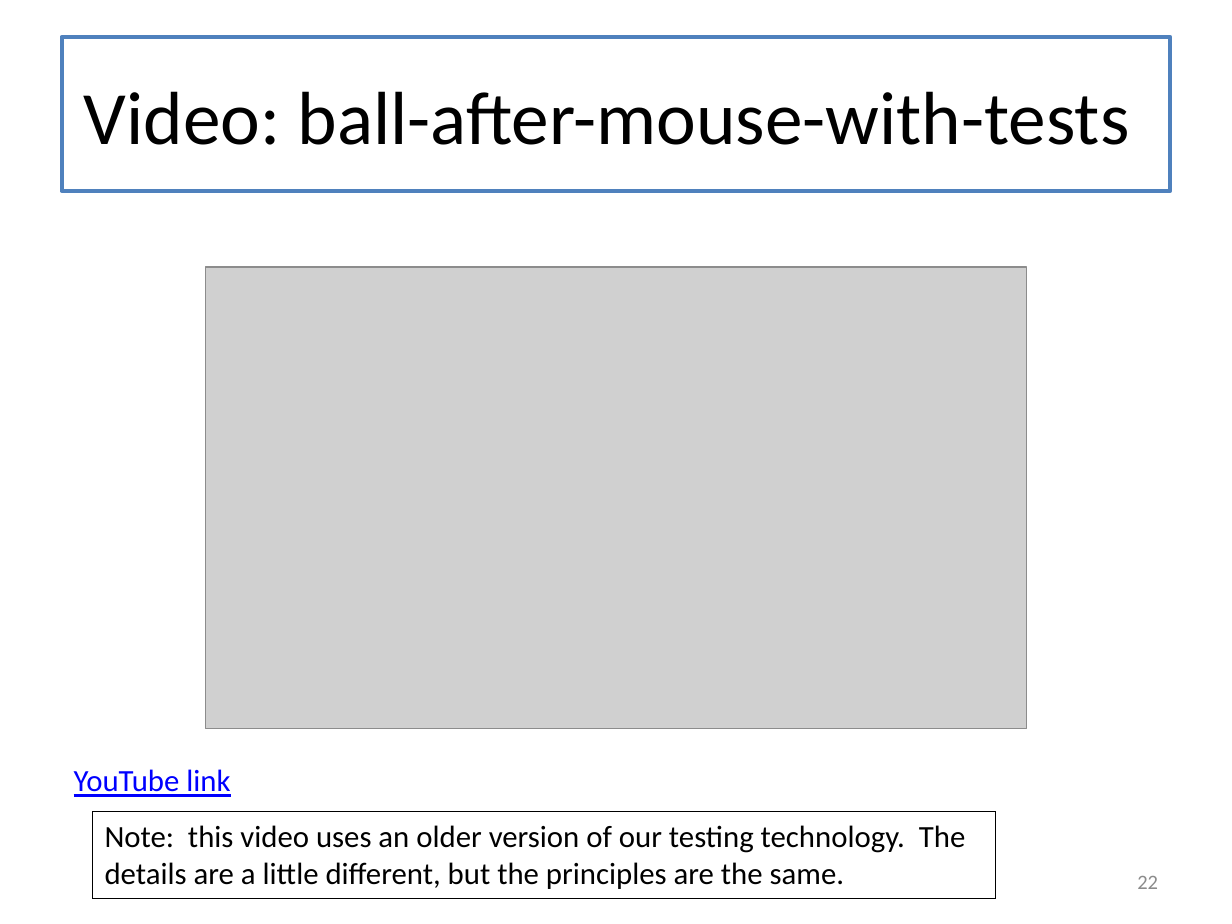
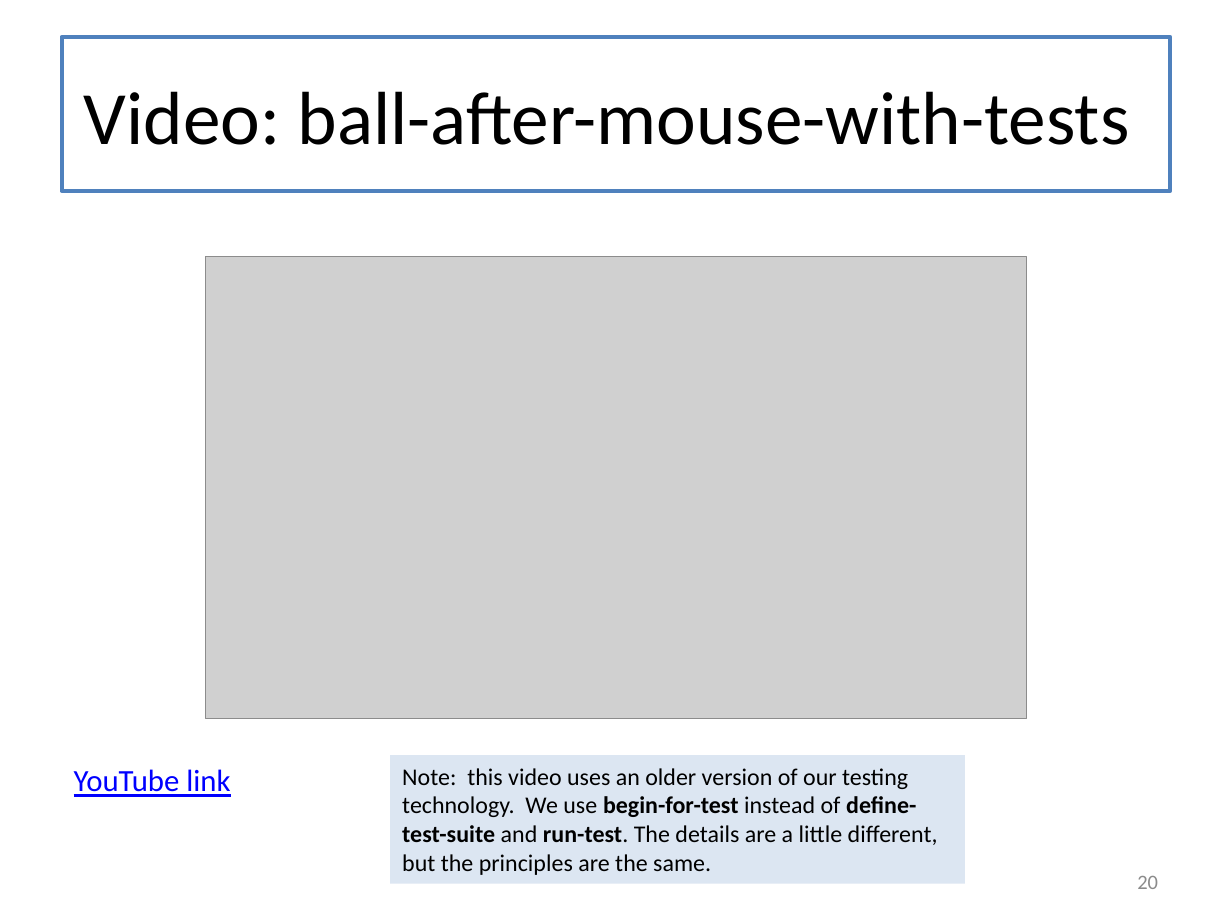
Before and after one commit to mwand/cs5010f17, a slide deck: slide 20 of Slides/Lesson 2.4 Testing.pptx (slide 22 before the commit). Drawn at 1232x924 pixels with LibreOffice and Linux fonts; fonts in the diff are those of the drawing; grey boxes stand for pictures. Boxes give left, top, right and bottom in pixels: in the first picture for what was removed or moved away, otherwise in the second. Text is boxed around its words. In the diff, an @@ line names an element or a change of style, - is before the commit and + after.

```diff
--- a/Slides/Lesson 2.4 Testing.pptx
+++ b/Slides/Lesson 2.4 Testing.pptx
@@ picture: place and size @@
-picture at box(206, 267, 1027, 729)
+picture at box(206, 256, 1027, 718)
@@ rectangle "Note: this video uses an ...": place and size @@
-rectangle "Note: this video uses an ..." at box(92, 811, 995, 898)
+rectangle "Note: this video uses an ..." at box(391, 755, 966, 883)
@@ rectangle "Note: this video uses an ..." at box(391, 755, 966, 883): fill none to #DCE6F2; outline #000000 0.75 pt to none @@
@@ text in rectangle at box(402, 768, 938, 875): text changed; size 18 to 14 pt @@
-Note: this video uses an older version of our testing technology. The details are a little different, but the principles are the same.
+Note: this video uses an older version of our testing technology. We use begin-for-test instead of define-test-suite and run-test. The details are a little different, but the principles are the same.
@@ page number at box(1137, 876, 1158, 889): text changed @@
-22
+20
```
Also in this commit, not shown: 14 other slides changed, 7 other files.
